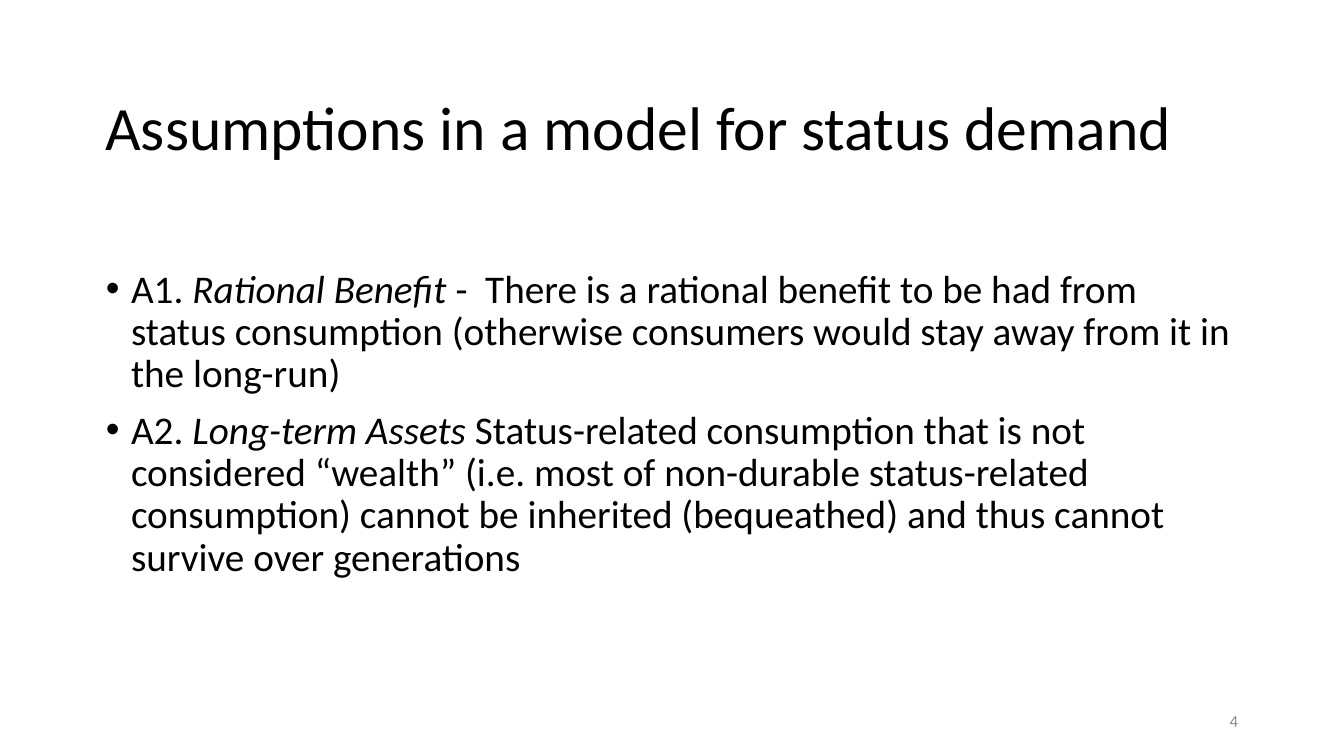
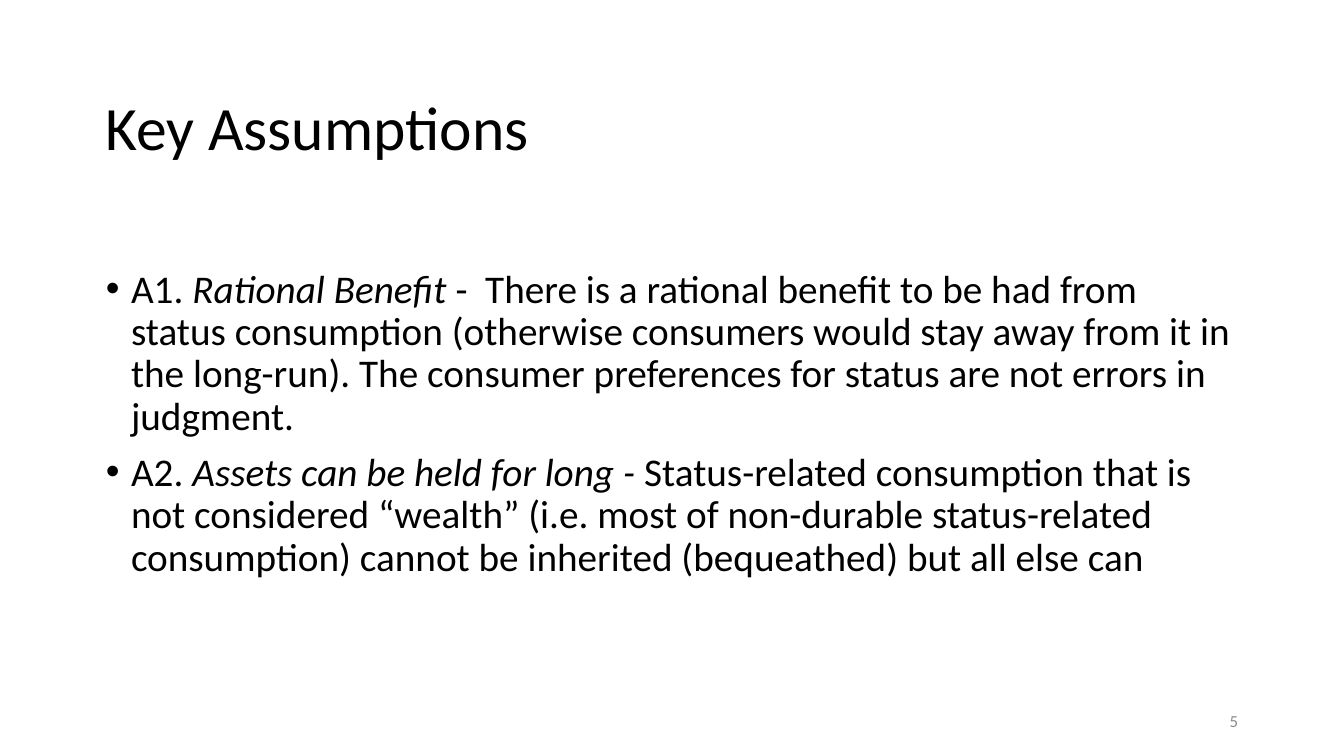
Before and after one commit to anuragr81/research, a slide deck: slide 5 of consumption/presentationFeb2020.pptx (slide 4 before the commit). Drawn at 1344x756 pixels with LibreOffice and Linux fonts; fonts in the diff are those of the drawing; background and template pictures are left out. Boxes give left, top, right and bottom in pixels: in the first picture for what was removed or moved away, otherwise in the second. Text is boxed around its words. In the diff, an @@ line names an element or a change of style, - is before the commit and + after.

```diff
--- a/consumption/presentationFeb2020.pptx
+++ b/consumption/presentationFeb2020.pptx
@@ title at [105,107,529,160]: text changed @@
-Assumptions in a model for status demand
+Key Assumptions
@@ text at [131,275,1230,578]: text changed @@
-• A1. Rational Benefit - There is a rational benefit to be had from status consumption (otherwise consumers would stay away from it in the long-run)
-• A2. Long-term Assets Status-related consumption that is not considered “wealth” (i.e. most of non-durable status-related consumption) cannot be inherited (bequeathed) and thus cannot survive over generations
+• A1. Rational Benefit - There is a rational benefit to be had from status consumption (otherwise consumers would stay away from it in the long-run). The consumer preferences for status are not errors in judgment.
+• A2. Assets can be held for long - Status-related consumption that is not considered “wealth” (i.e. most of non-durable status-related consumption) cannot be inherited (bequeathed) but all else can
@@ page number at [1230,716,1239,727]: text changed @@
-4
+5
```
Also in this commit, not shown: 7 other slides changed, 4 slides added, 3 slides removed, 1 other file.
